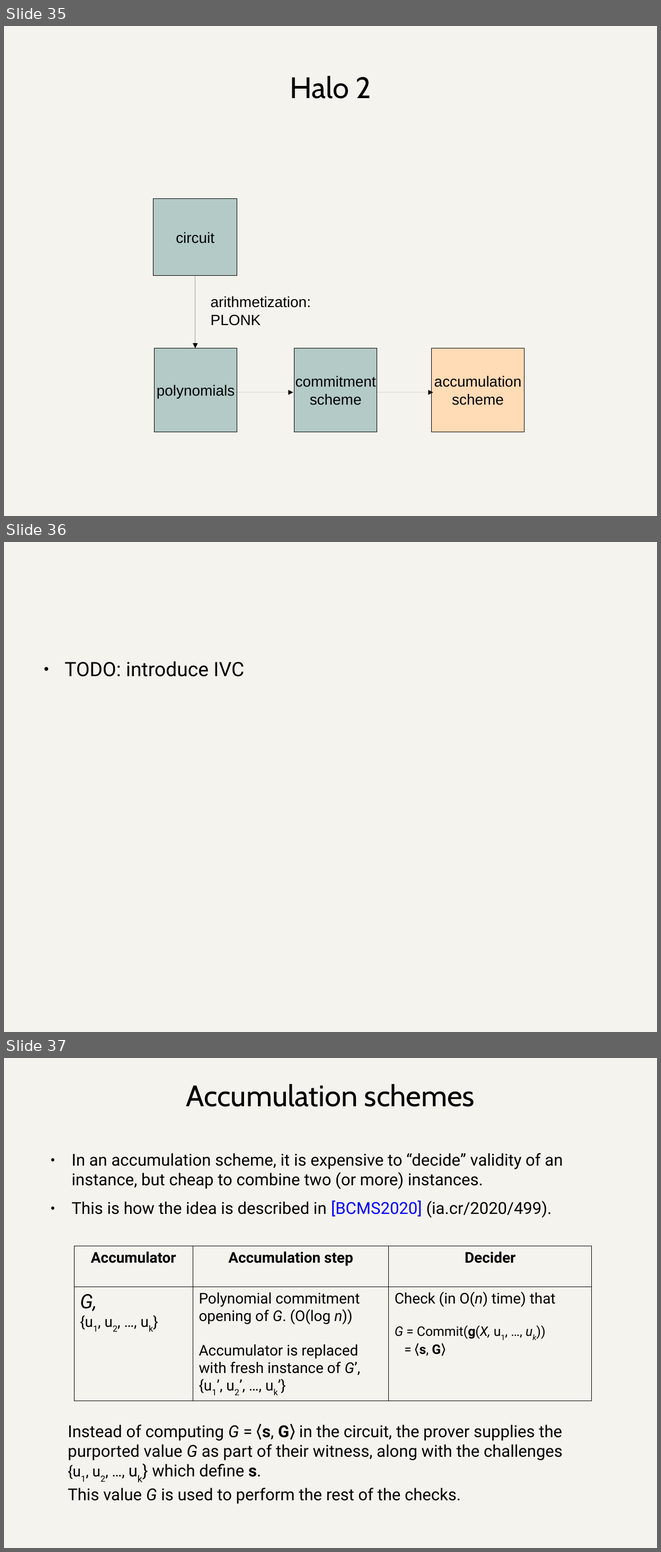
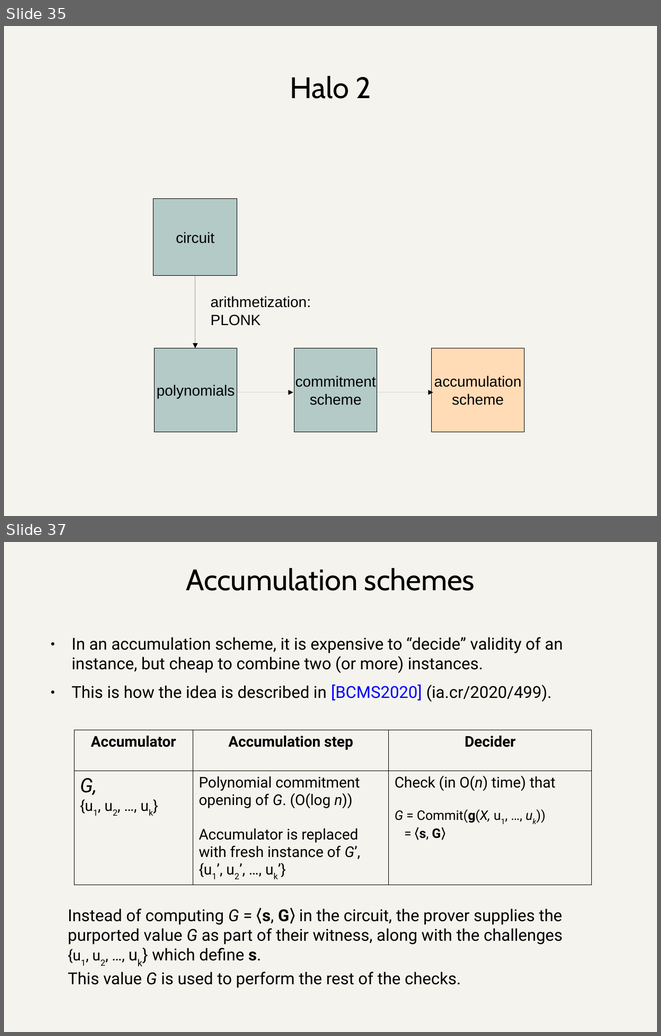
Before and after one commit to daira/halographs, a slide deck: deepdive.odp. Shown one above the other, each under a label of ours: slides 35, 36 and 37 before the commit, slides 35 and 37 after it; the slides between them are not shown. The pictures are 661x1552 and 661x1036 pixels, drawn with LibreOffice and Linux fonts; fonts in the diff are those of the drawing. Boxes give left, top, right and bottom in pixels: in the first picture for what was removed or moved away, otherwise in the second. Text is boxed around its words. In the diff, an @@ line names an element or a change of style, - is before the commit and + after.

Commit message:
Introduce IVC.

```diff
--- a/deepdive.odp
+++ b/deepdive.odp
@@ slide 36 removed at bbox=[4, 542, 657, 1032], background #F4F3ED @@
@@ text removed at bbox=[64, 661, 244, 677] @@
-● TODO: introduce IVC
```
Also in this commit, not shown: 1 slide added, 1 other file.
